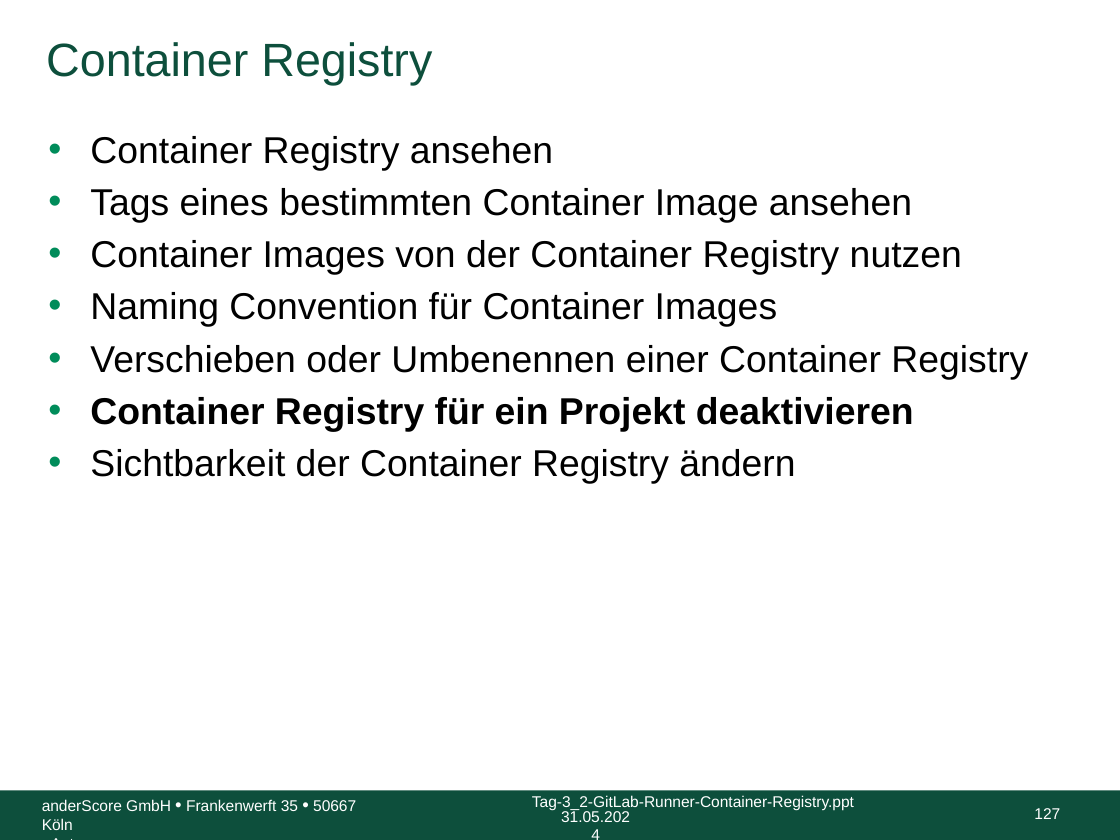
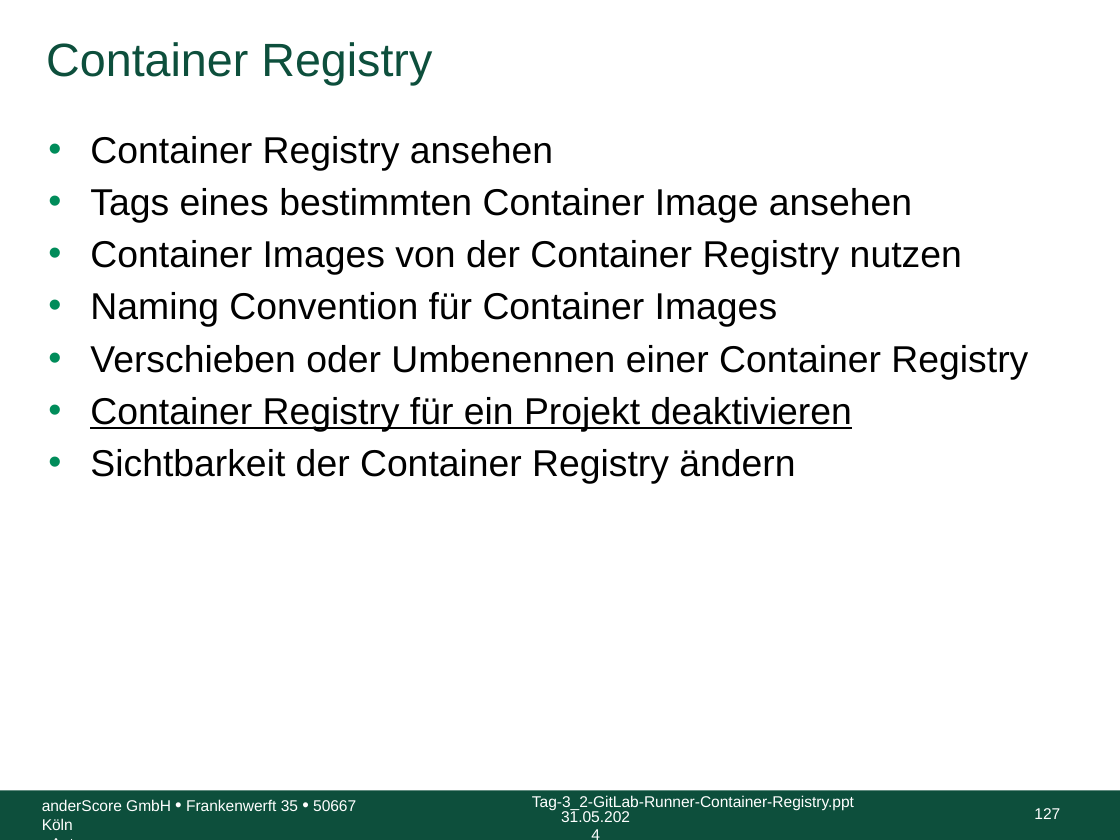
Before and after one commit to anderscore-gmbh/gitlab, a slide deck: slide 127 of slides/Tag-3_2-GitLab-Runner-Container-Registry.pptx. Drawn at 1120x840 pixels with LibreOffice and Linux fonts; fonts in the diff are those of the drawing; background and template pictures are left out. Boxes give left, top, right and bottom in pixels: in the first picture for what was removed or moved away, otherwise in the second. Text is boxed around its words. In the diff, an @@ line names an element or a change of style, - is before the commit and + after.

```diff
--- a/slides/Tag-3_2-GitLab-Runner-Container-Registry.pptx
+++ b/slides/Tag-3_2-GitLab-Runner-Container-Registry.pptx
@@ text at [90,397,852,432]: bold off, underline on in "Container Registry für ein Projekt deaktivieren" @@
```
Also in this commit, not shown: 1 other slide changed.
